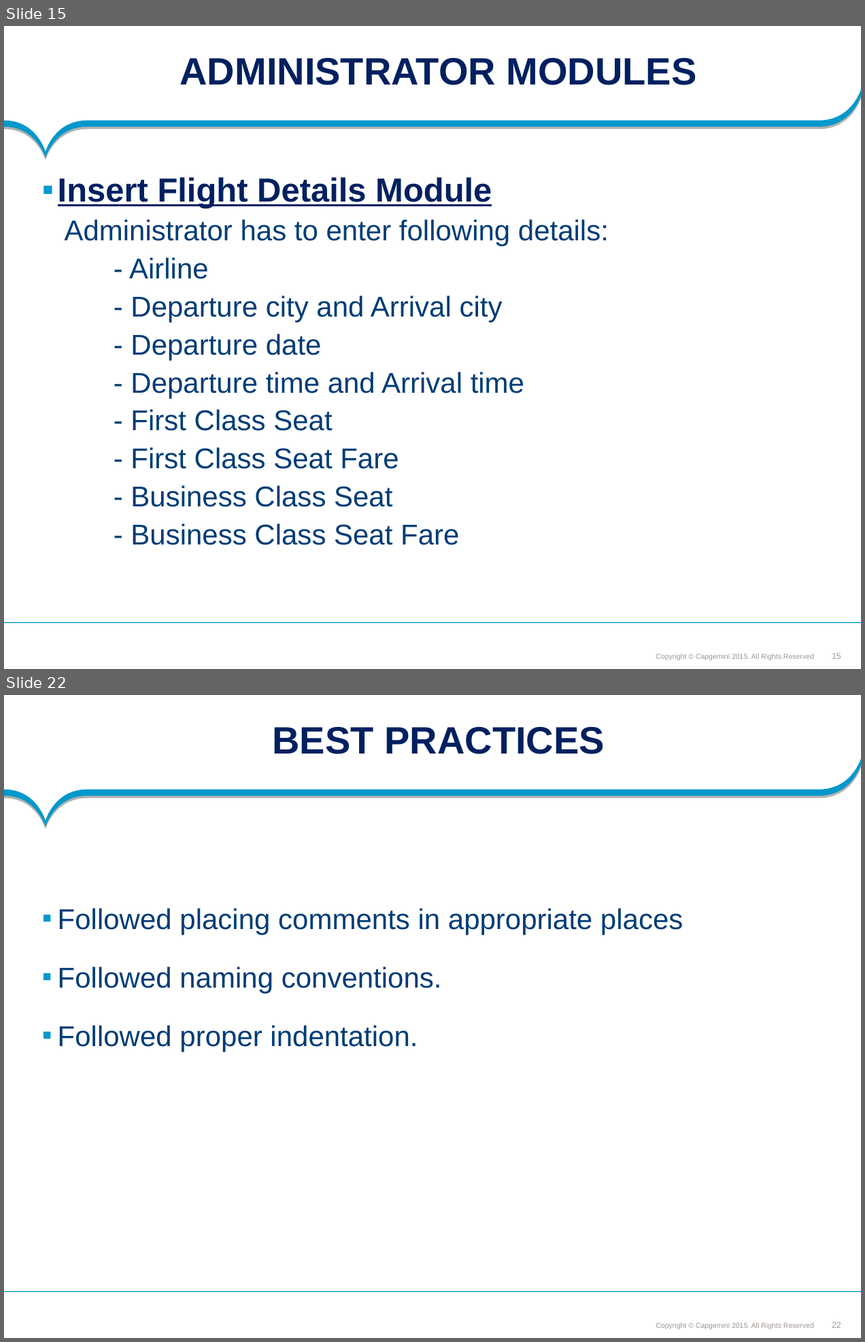
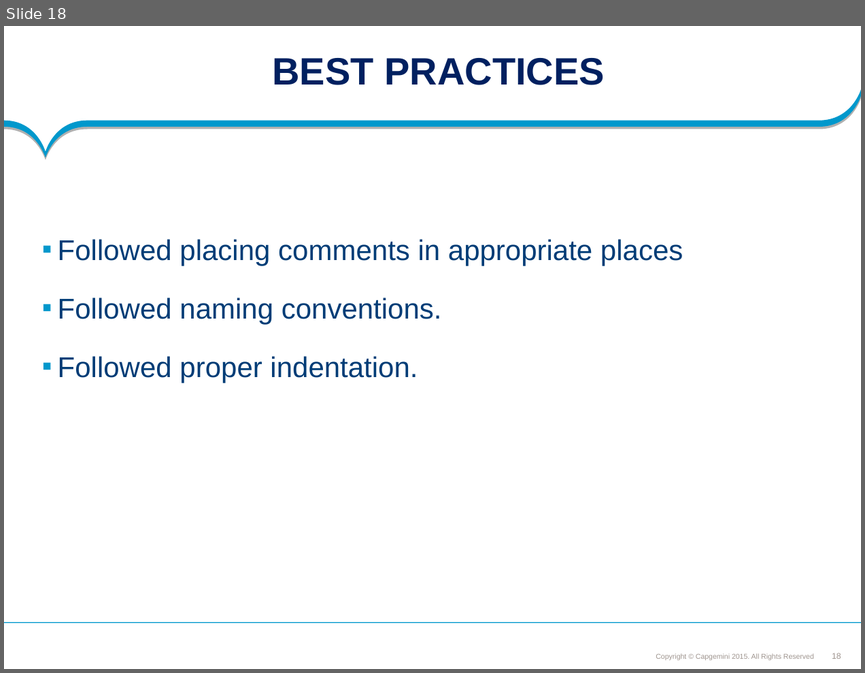
Before and after one commit to SaiEshwar157233/FeedbackMS, a slide deck: Feedback_managment_PLP Documents/ProjectDocuments/Requirements/Understanding Documents/Feedback Management System.ppt. Shown one above the other, each under a label of ours: slides 15 and 22 before the commit, slide 18 after it; the slides between them are not shown. The pictures are 865x1342 and 865x673 pixels, drawn with LibreOffice and Linux fonts; fonts in the diff are those of the drawing; background and template pictures are left out. Boxes give left, top, right and bottom in pixels: in the first picture for what was removed or moved away, otherwise in the second. Text is boxed around its words. In the diff, an @@ line names an element or a change of style, - is before the commit and + after.

Commit message:
With Class Diagram, useCase Diagram and PPT

```diff
--- a/Feedback_managment_PLP Documents/ProjectDocuments/Requirements/Understanding Documents/Feedback Management System.ppt
+++ b/Feedback_managment_PLP Documents/ProjectDocuments/Requirements/Understanding Documents/Feedback Management System.ppt
@@ slide 15 removed at [4,26,861,669], background #FFFFFF; not listed: 4 template elements that a slide beside it also shows @@
@@ title removed at [180,58,697,85] @@
-ADMINISTRATOR MODULES
@@ text removed at [58,177,609,545] @@
-▪ Insert Flight Details Module
-Administrator has to enter following details:
-- Airline
-- Departure city and Arrival city
-- Departure date
-- Departure time and Arrival time
-- First Class Seat
-- First Class Seat Fare
-- Business Class Seat
-- Business Class Seat Fare
@@ what was slide 22 is now slide 18 @@
@@ page number at [832,652,841,658]: text changed @@
-22
+18
```
Also in this commit, not shown: 10 slides changed, 6 slides added, 9 other slides removed, 4 other files.
